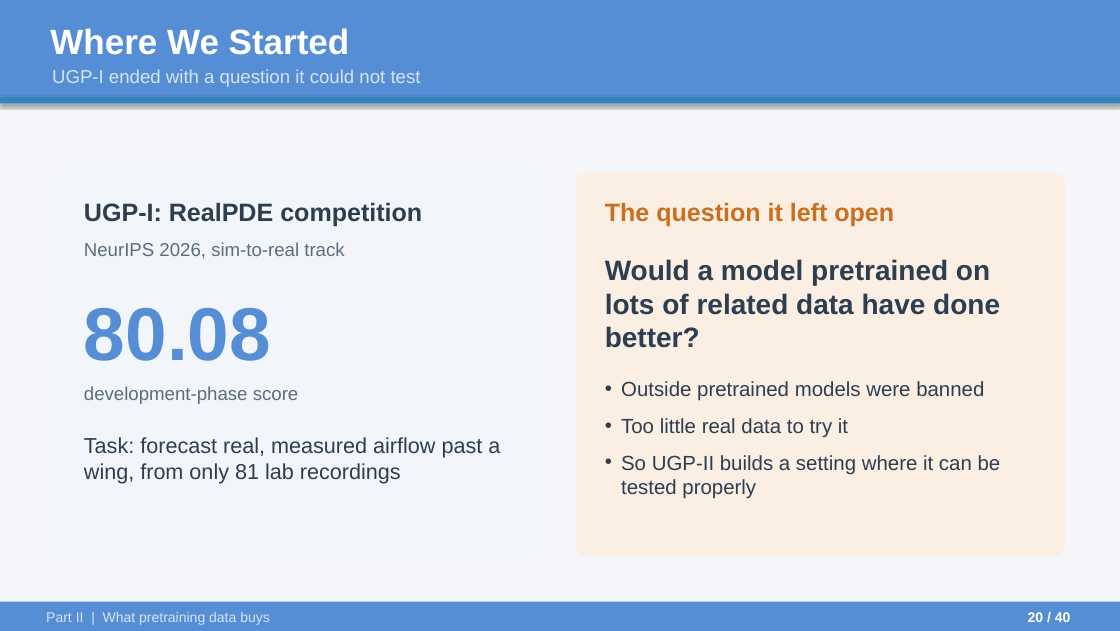
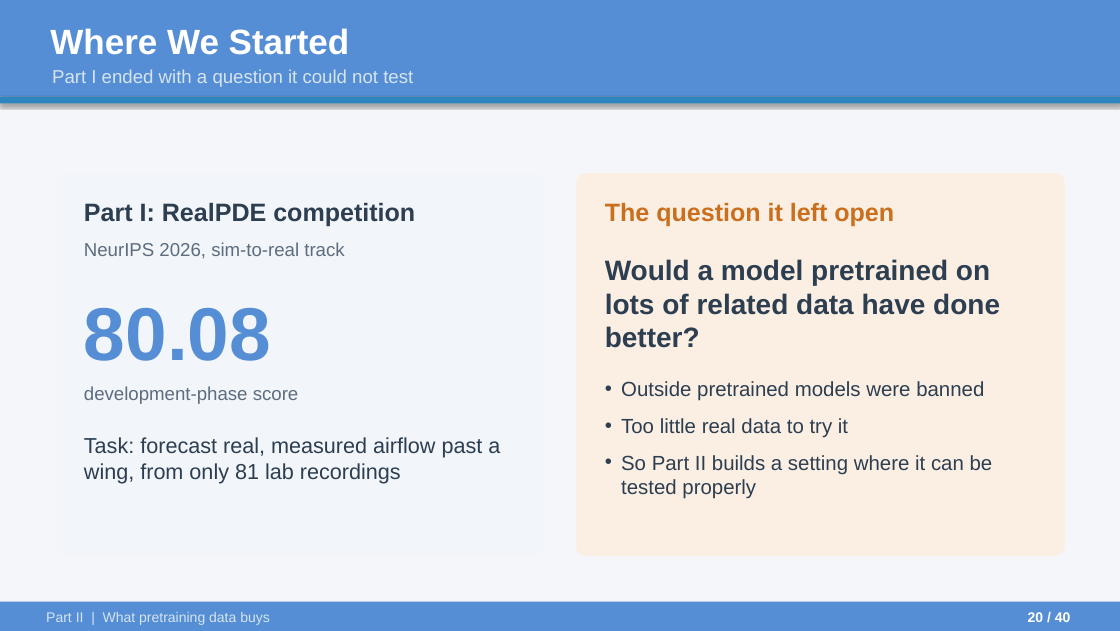
Before and after one commit to ARYAMANN7279/aurora-from-scratch-jax, a slide deck: slide 20 of UGP_Final/UGP_Final_Presentation.pptx. Drawn at 1120x631 pixels with LibreOffice and Linux fonts; fonts in the diff are those of the drawing. Boxes give left, top, right and bottom in pixels: in the first picture for what was removed or moved away, otherwise in the second. Text is boxed around its words. In the diff, an @@ line names an element or a change of style, - is before the commit and + after.

Commit message:
UGP_Final: Part I and Part II naming throughout, AE496-Undergraduate Project-1 heading on report and deck

```diff
--- a/UGP_Final/UGP_Final_Presentation.pptx
+++ b/UGP_Final/UGP_Final_Presentation.pptx
@@ text at box(52, 69, 413, 87): text changed @@
-UGP-I ended with a question it could not test
+Part I ended with a question it could not test
@@ text at box(84, 203, 415, 227): text changed @@
-UGP-I: RealPDE competition
+Part I: RealPDE competition
@@ text at box(621, 455, 993, 499): text changed @@
-• So UGP-II builds a setting where it can be tested properly
+• So Part II builds a setting where it can be tested properly
```
Also in this commit, not shown: 4 other slides changed, 5 other files.
